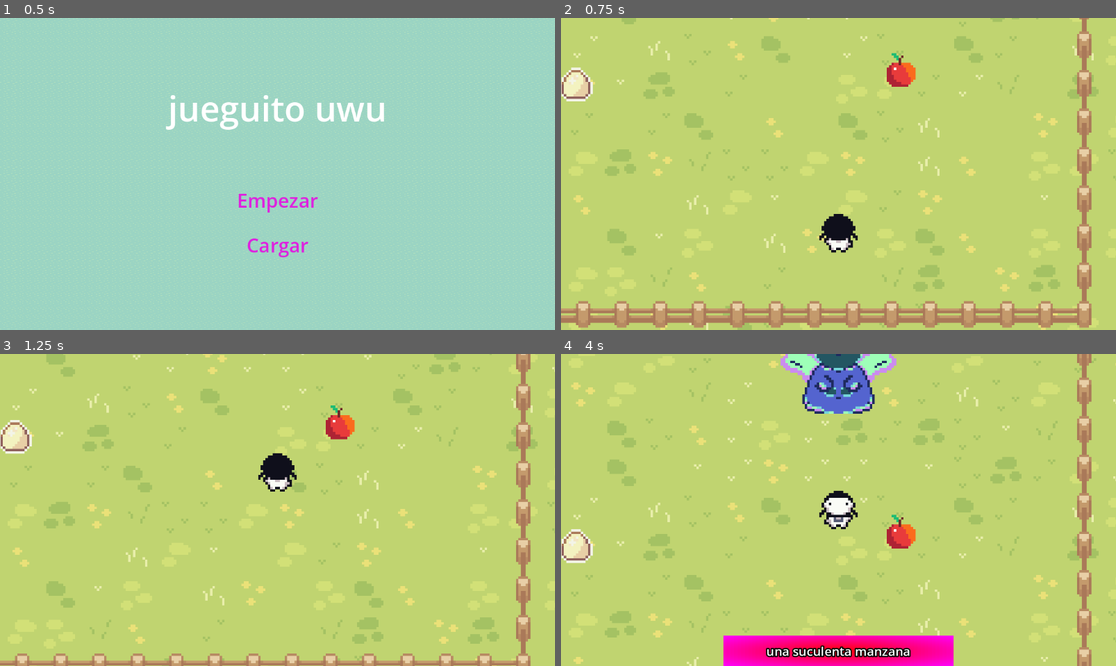
Above: before the commit, frames 1-4 (two rows, left to right).
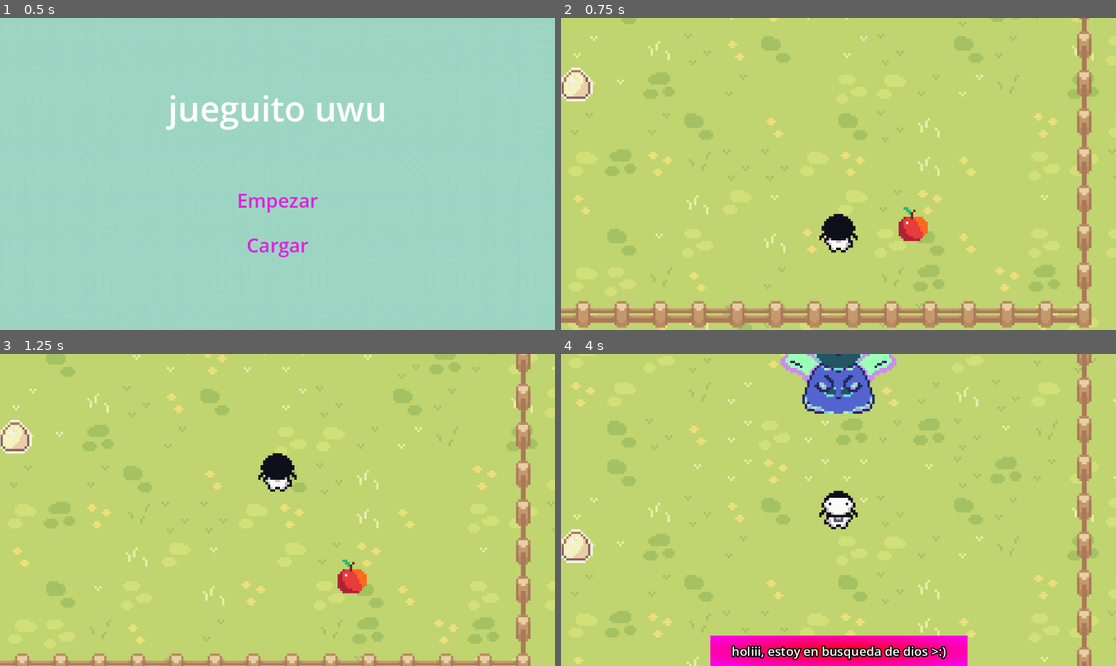
Above: after the commit, the same moments.

Repository: makiniqa/conocimiento-absurdo
Game: Godot game, scene res://Scenes/game.tscn
Two runs of this game, one before a commit and one after it. Both use one fixed random seed, a clock stepped at 60 frames per second and the inputs below.
Inputs:
- Up to frame 1 (0.5 s): no input
- Up to frame 2 (0.75 s): click "Empezar" at 0.5 s
- Up to frame 3 (1.25 s): no input
- Up to frame 4 (4 s): tap Enter at 1.25, 2.1, 3.6 s; hold Right (right) 1.28-2.03 s; tap Z at 1.35, 2.85 s; tap Space at 1.52, 2.27, 3.77 s; hold Down (down) 2.03-2.78 s; hold Right (right) 2.78-3.53 s; hold Up (up) from 3.53 s (still down)

Frame 1 is identical in both runs. In frame 2, 0.8% of the frame differs, in the area x 58-67%, y 11-72%; in frame 3, 0.8%; in frame 4, 2.0%, in the area x 26-74%, y 51-100%.

Commit message:
corrí un poco la manzana nivel 1

Diff:
--- a/Scenes/nivel_1.tscn
+++ b/Scenes/nivel_1.tscn
@@ -758,7 +758,7 @@
 texture = ExtResource("9_p3mfg")
 
 [node name="Manzana" parent="." unique_id=353815338 instance=ExtResource("4_22i05")]
-position = Vector2(-20, 81)
+position = Vector2(-15, 145)
 texture = ExtResource("10_gh6o0")
 
 [node name="Moneda" parent="." unique_id=1417835234 instance=ExtResource("4_22i05")]
